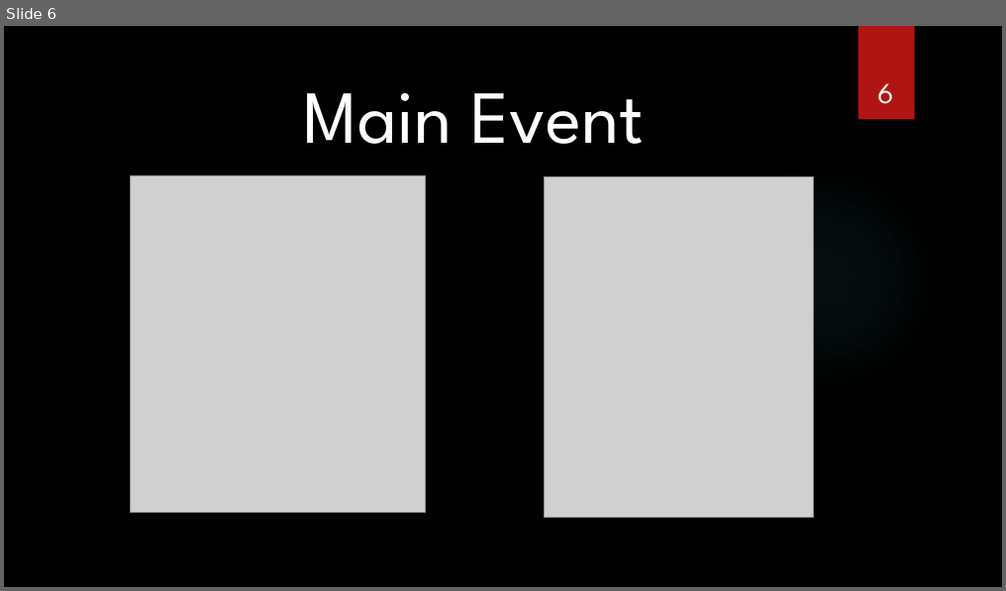
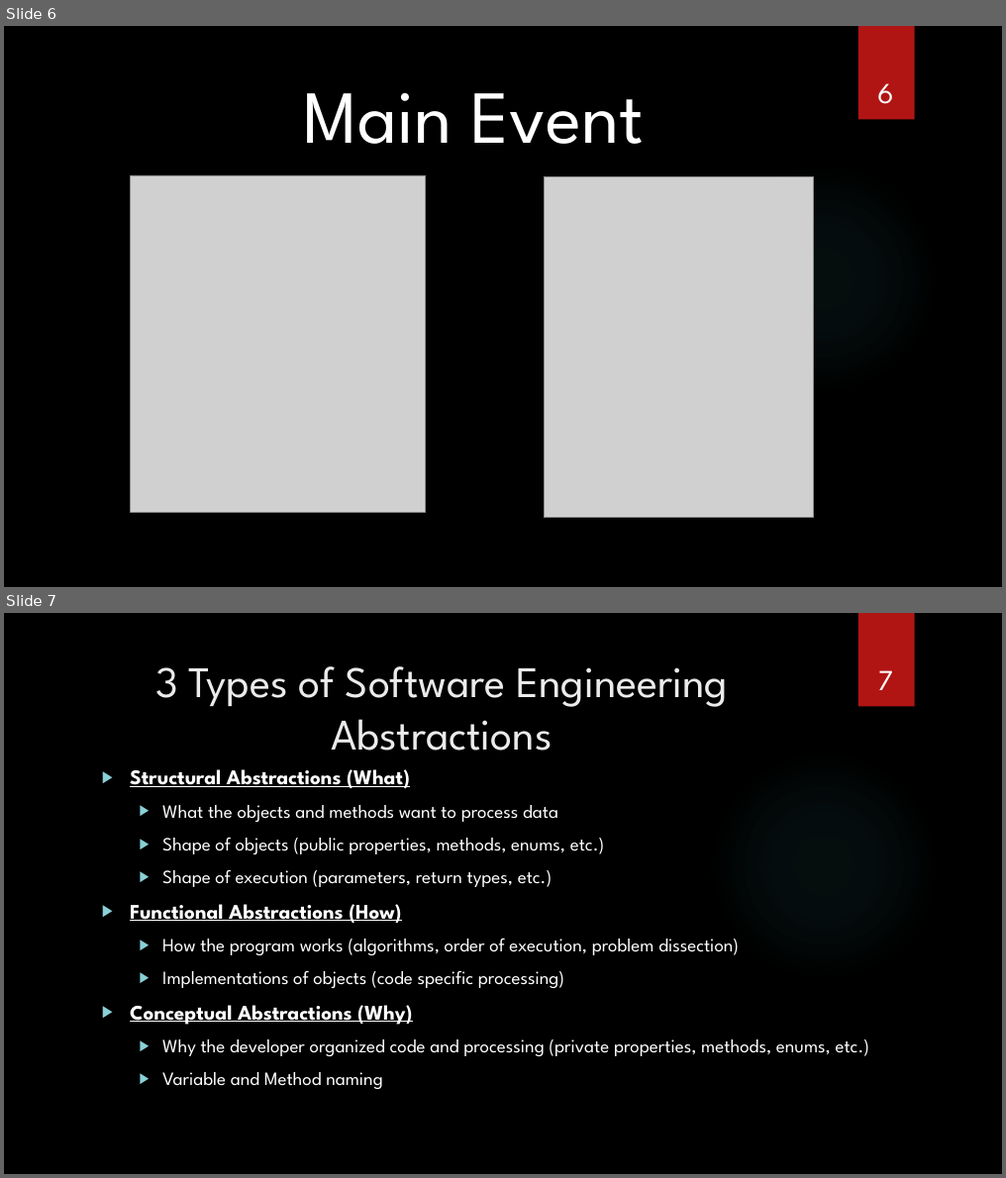
Before and after one commit to jbalman/SoftwareChange, a slide deck: Using DI and IOC - Mocking and Testing/Using DI and IOC - Mocking and Testing.pptx. Shown one above the other, each under a label of ours: slide 6 before the commit, slides 6 and 7 after it. The pictures are 1006x591 and 1006x1178 pixels, drawn with LibreOffice and Linux fonts; fonts in the diff are those of the drawing; grey boxes stand for pictures; background and template pictures are left out. Boxes give left, top, right and bottom in pixels: in the first picture for what was removed or moved away, otherwise in the second. Text is boxed around its words. In the diff, an @@ line names an element or a change of style, - is before the commit and + after.

```diff
--- a/Using DI and IOC - Mocking and Testing/Using DI and IOC - Mocking and Testing.pptx
+++ b/Using DI and IOC - Mocking and Testing/Using DI and IOC - Mocking and Testing.pptx
@@ slide 7 added at [4,613,1002,1174], background picture (left out); not listed: 2 template elements that a slide beside it also shows @@
@@ title added at [155,666,728,751], 42 pt, text #EBEBEB @@
+3 Types of Software Engineering Abstractions
@@ page number added at [878,670,893,690], 28 pt, text #FFFFFF @@
+7
@@ text added at [130,769,870,1089], 18 pt, text #FFFFFF @@
+▶ Structural Abstractions (What)
+  ▶ What the objects and methods want to process data
+  ▶ Shape of objects (public properties, methods, enums, etc.)
+  ▶ Shape of execution (parameters, return types, etc.)
+▶ Functional Abstractions (How)
+  ▶ How the program works (algorithms, order of execution, problem dissection)
+  ▶ Implementations of objects (code specific processing)
+▶ Conceptual Abstractions (Why)
+  ▶ Why the developer organized code and processing (private properties, methods, enums, etc.)
+  ▶ Variable and Method naming
```
Also in this commit, not shown: 5 slides changed, 10 other slides added, 2 slides removed.
